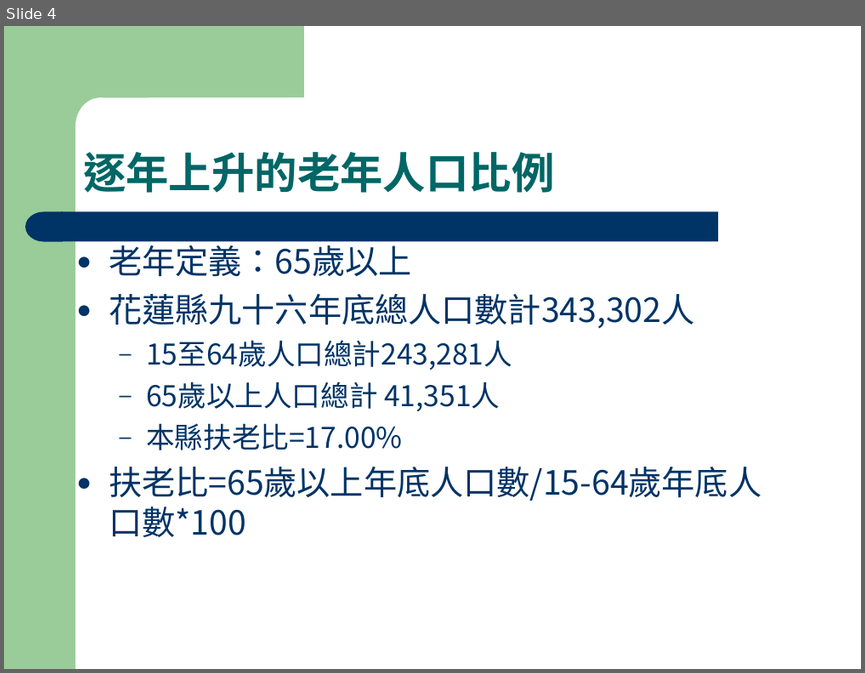
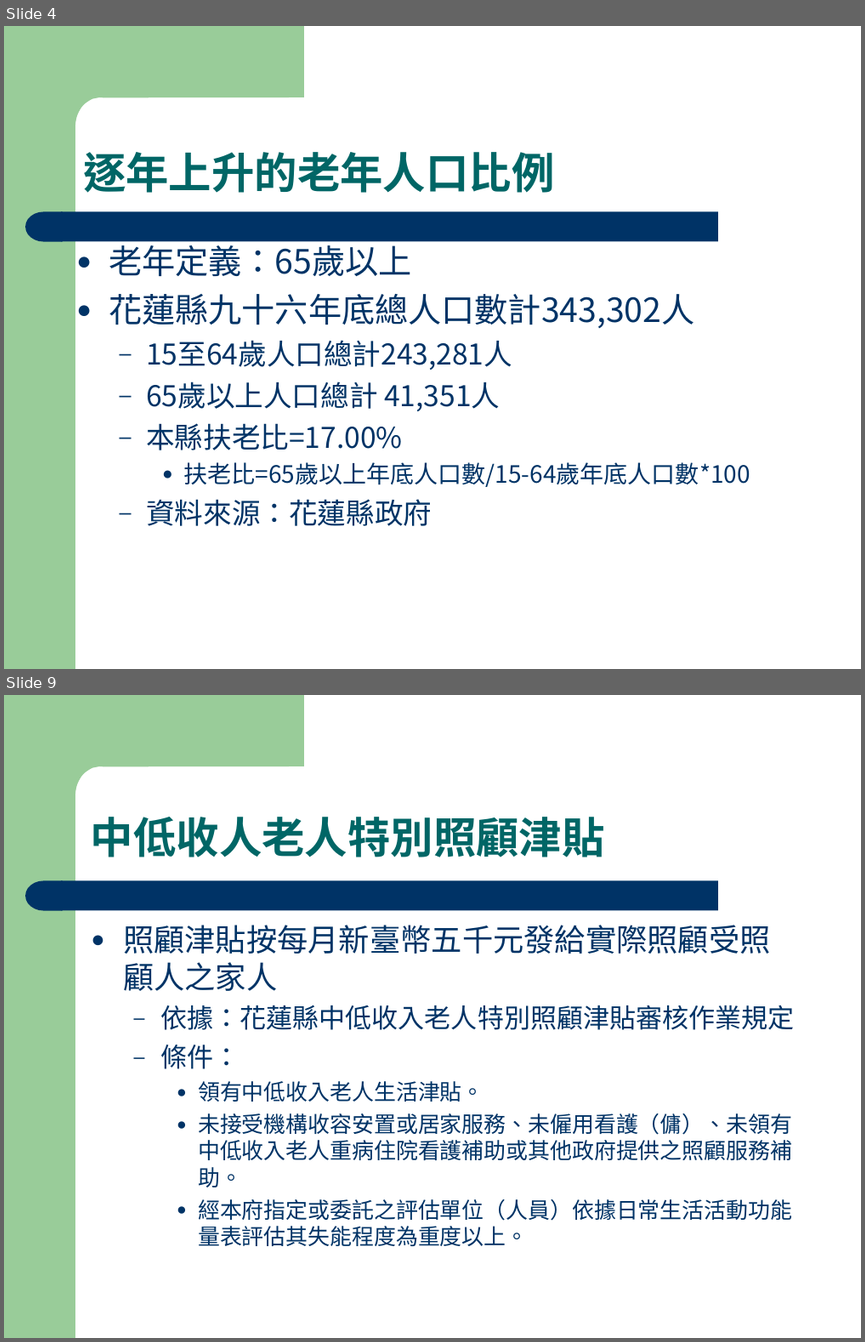
Before and after one commit to fhopecc/fhopecc, a slide deck: public/tutor/home_care.ppt. Shown one above the other, each under a label of ours: slide 4 before the commit, slides 4 and 9 after it; the slides between them are not shown. The pictures are 865x673 and 865x1342 pixels, drawn with LibreOffice and Linux fonts; fonts in the diff are those of the drawing. Boxes give left, top, right and bottom in pixels: in the first picture for what was removed or moved away, otherwise in the second. Text is boxed around its words. In the diff, an @@ line names an element or a change of style, - is before the commit and + after.

```diff
--- a/public/tutor/home_care.ppt
+++ b/public/tutor/home_care.ppt
@@ slide 9 added at (x1=4, y1=695, x2=861, y2=1338), background #FFFFFF; not listed: 4 template elements that a slide beside it also shows @@
@@ text added at (x1=91, y1=817, x2=605, y2=857), 36 pt, text #006666, bold @@
+中低收人老人特別照顧津貼
@@ text added at (x1=123, y1=925, x2=794, y2=1246), 18.5 pt, text #003366 @@
+● 照顧津貼按每月新臺幣五千元發給實際照顧受照顧人之家人
+  – 依據：花蓮縣中低收入老人特別照顧津貼審核作業規定
+  – 條件：
+    ● 領有中低收入老人生活津貼。
+    ● 未接受機構收容安置或居家服務、未僱用看護（傭）、未領有中低收入老人重病住院看護補助或其他政府提供之照顧服務補助。
+    ● 經本府指定或委託之評估單位（人員）依據日常生活活動功能量表評估其失能程度為重度以上。
@@ slide 4 changed as well @@
@@ text at (x1=183, y1=462, x2=749, y2=487): size 28 to 20 pt in "扶老比=65歲以上年底人口數/15-64歲年底人口數*100"; list level 1 to 3 in "扶老比=65歲以上年底人口數/15-64歲年底人口數*100" @@
@@ text at (x1=146, y1=499, x2=432, y2=526): paragraph added @@
+  – 資料來源：花蓮縣政府
```
Also in this commit, not shown: 29 other slides changed, 4 other slides added, 2 slides removed, 3 other files.
